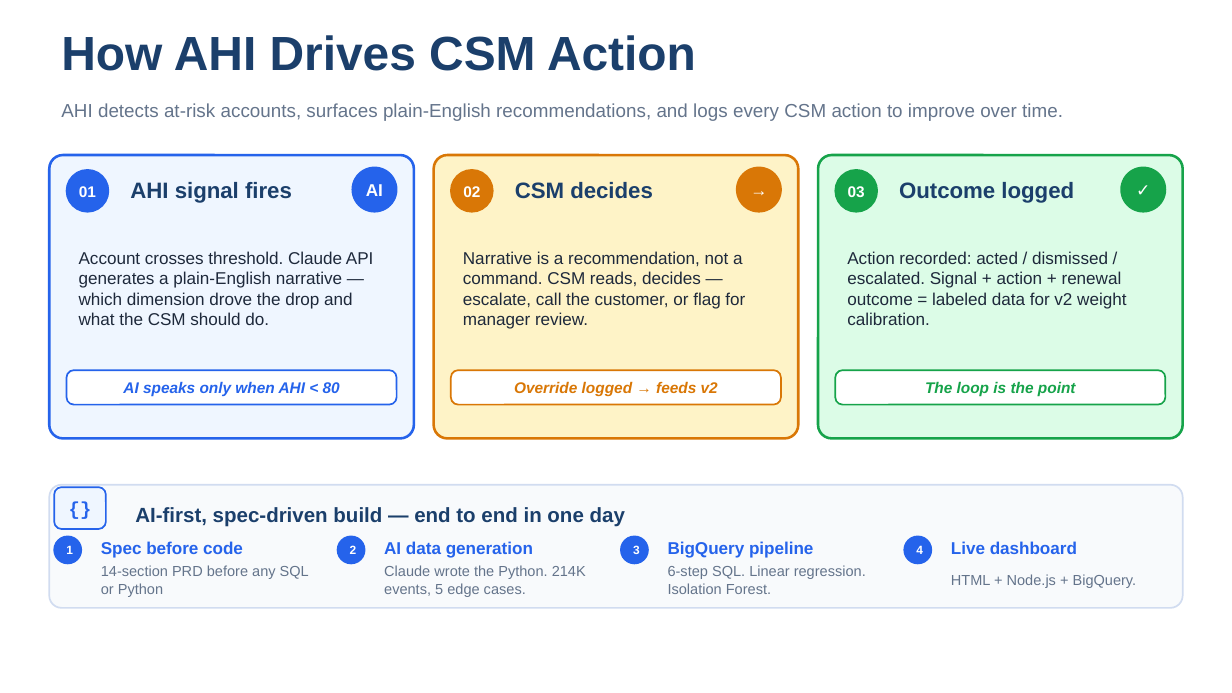
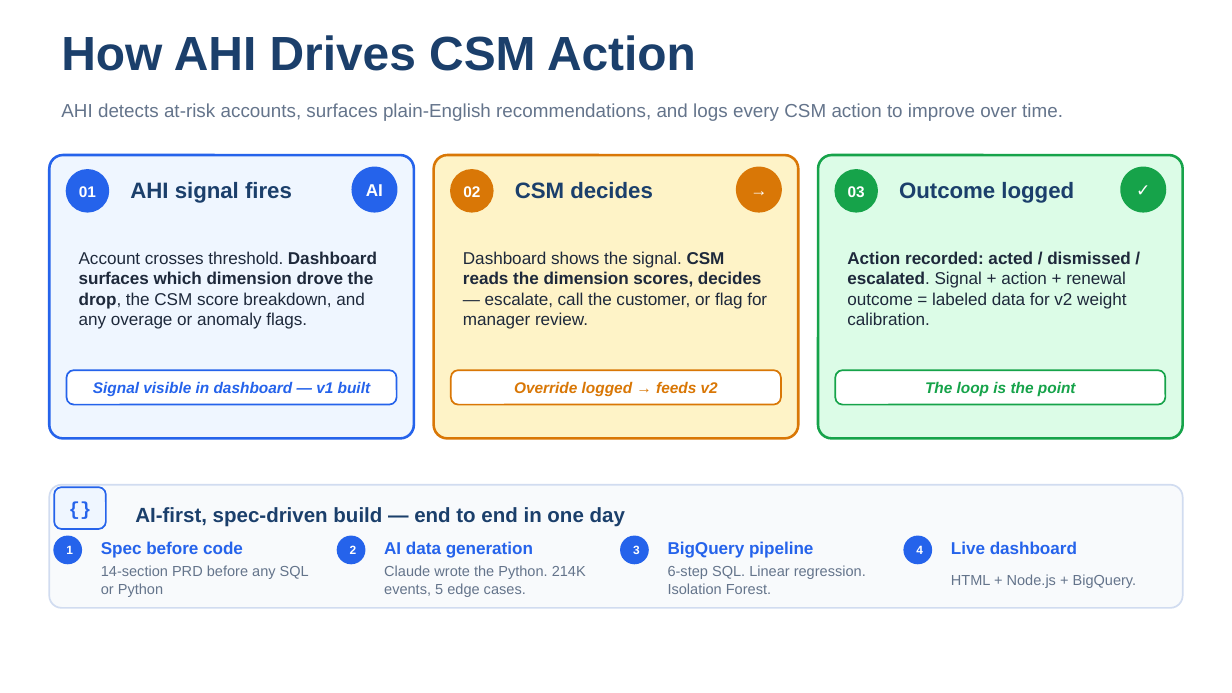
Before and after one commit to anumeharai21090-rgb/pan-ahi-casestudy, a slide deck: slide 7 of docs/AHI_Final_Pitch.pptx. Drawn at 1232x693 pixels with LibreOffice and Linux fonts; fonts in the diff are those of the drawing. Boxes give left, top, right and bottom in pixels: in the first picture for what was removed or moved away, otherwise in the second. Text is boxed around its words. In the diff, an @@ line names an element or a change of style, - is before the commit and + after.

```diff
--- a/docs/AHI_Final_Pitch.pptx
+++ b/docs/AHI_Final_Pitch.pptx
@@ text "Action recorded: acted / dismissed ..." at (847,251,1130,325): bold on in "Action recorded: acted / dismissed / escalated." @@
@@ text at (79,251,377,329): text changed @@
-Account crosses threshold. Claude API generates a plain-English narrative — which dimension drove the drop and what the CSM should do.
+Account crosses threshold. Dashboard surfaces which dimension drove the drop, the CSM score breakdown, and any overage or anomaly flags.
@@ text at (463,251,767,329): text changed @@
-Narrative is a recommendation, not a command. CSM reads, decides — escalate, call the customer, or flag for manager review.
+Dashboard shows the signal. CSM reads the dimension scores, decides — escalate, call the customer, or flag for manager review.
@@ text at (93,381,370,396): text changed @@
-AI speaks only when AHI < 80
+Signal visible in dashboard — v1 built
```
Also in this commit, not shown: 10 other slides changed, 2 slides added, 1 slide removed.
